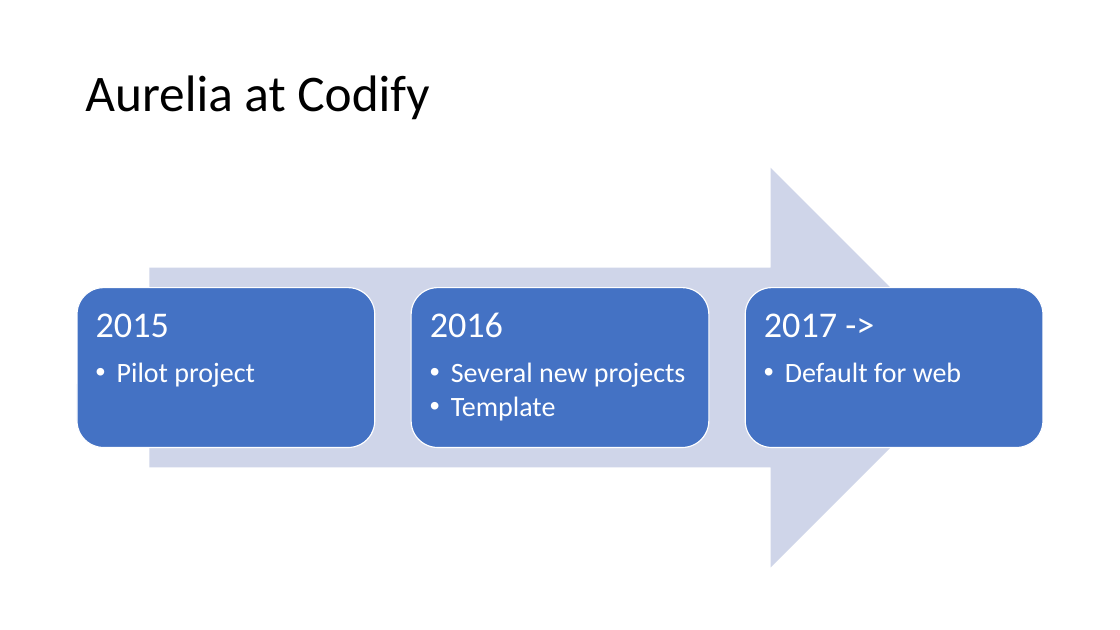
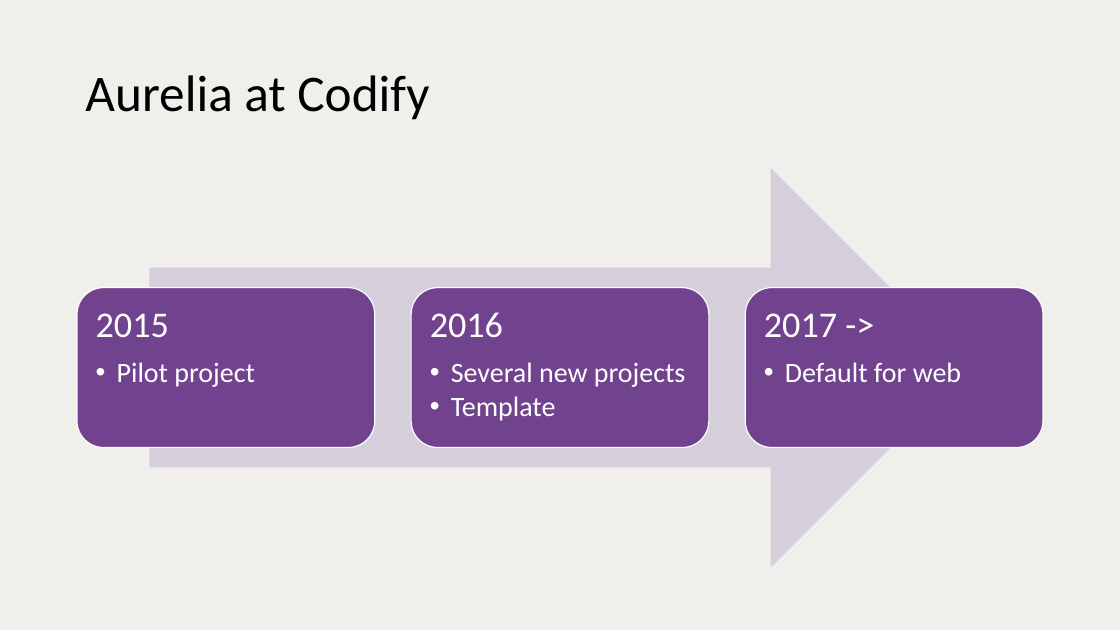
Before and after one commit to vuorinem/ADNUGTalk, a slide deck: slide 6 of Aurelia.pptm. Drawn at 1120x630 pixels with LibreOffice and Linux fonts; fonts in the diff are those of the drawing. Boxes give left, top, right and bottom in pixels: in the first picture for what was removed or moved away, otherwise in the second. Text is boxed around its words. In the diff, an @@ line names an element or a change of style, - is before the commit and + after.

```diff
--- a/Aurelia.pptm
+++ b/Aurelia.pptm
@@ background #FFFFFF to #F0EFEC @@
@@ right arrow at [150,168,971,568]: fill #CFD5EA to #D5CFDB @@
@@ fill #4472C4 to #71438F in 3 elements at [77,287,375,447], [411,287,708,447], [745,287,1043,447] @@
```
Also in this commit, not shown: 18 other slides changed, 7 slides added, 5 slides removed.
